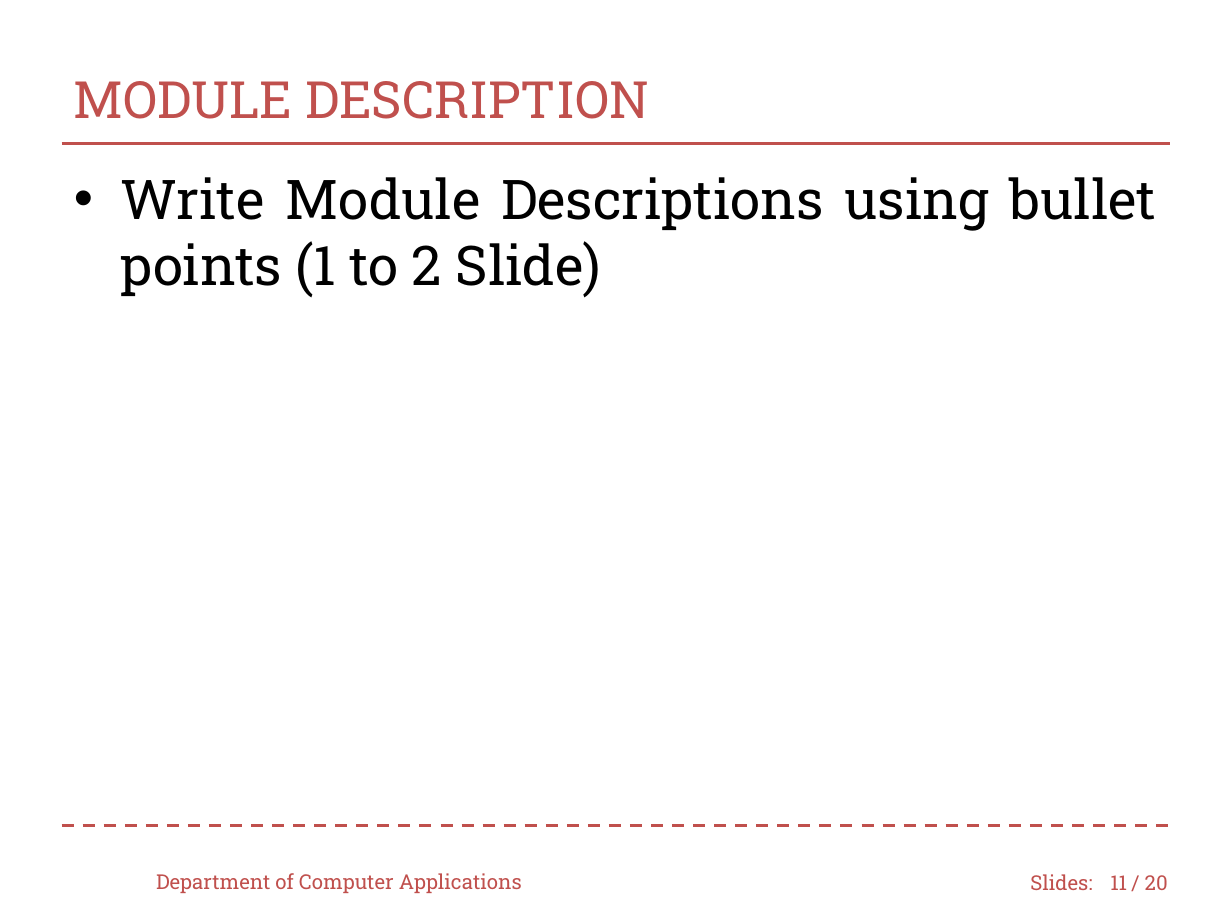
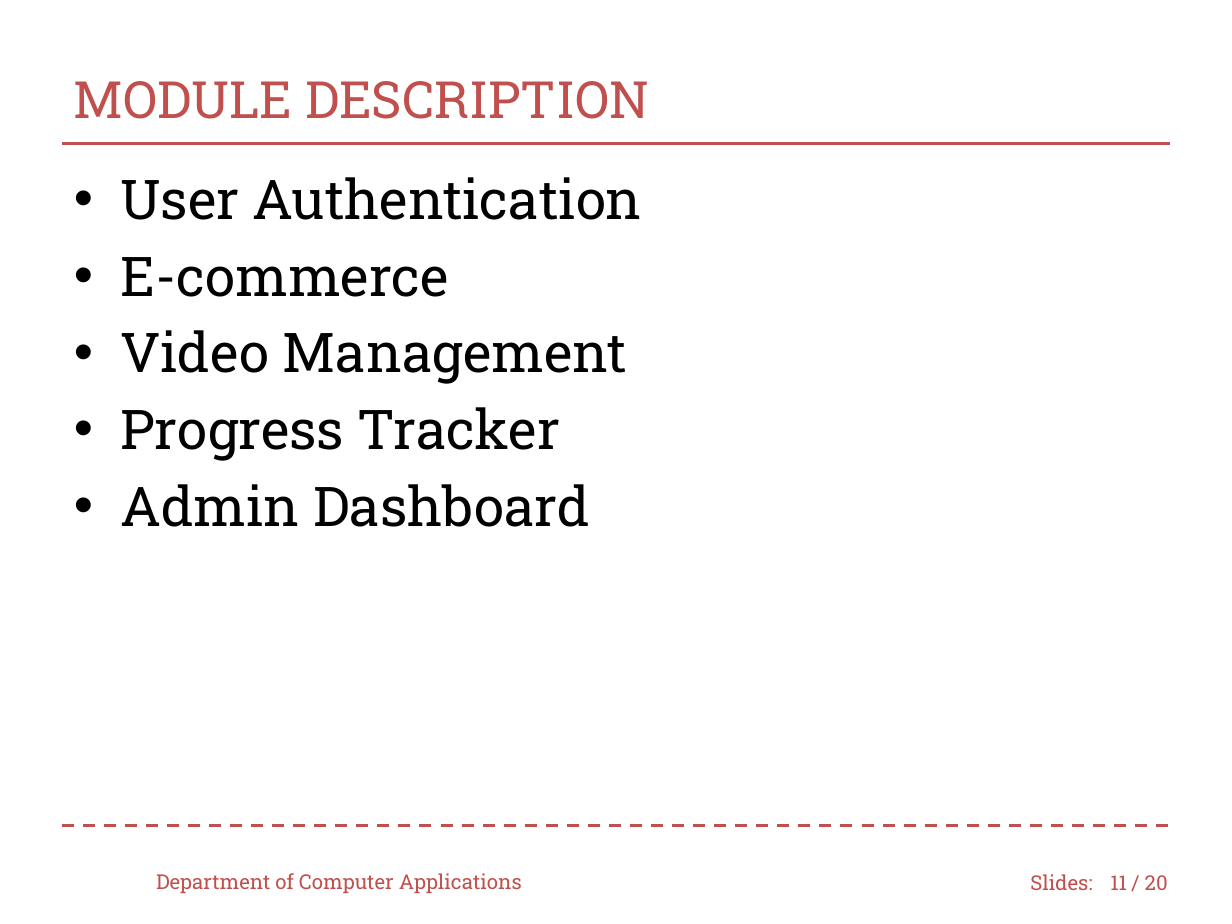
Before and after one commit to Saran-sk52/Mini-Project, a slide deck: slide 11 of 49_MP_presentation.pptx. Drawn at 1232x924 pixels with LibreOffice and Linux fonts; fonts in the diff are those of the drawing; background and template pictures are left out. Boxes give left, top, right and bottom in pixels: in the first picture for what was removed or moved away, otherwise in the second. Text is boxed around its words. In the diff, an @@ line names an element or a change of style, - is before the commit and + after.

```diff
--- a/49_MP_presentation.pptx
+++ b/49_MP_presentation.pptx
@@ text at [120,177,642,527]: text changed @@
-• Write Module Descriptions using bullet points (1 to 2 Slide)
+• User Authentication
+• E-commerce
+• Video Management
+• Progress Tracker
+• Admin Dashboard
```
Also in this commit, not shown: 18 other slides changed, 1 slide added, 1 slide removed.
